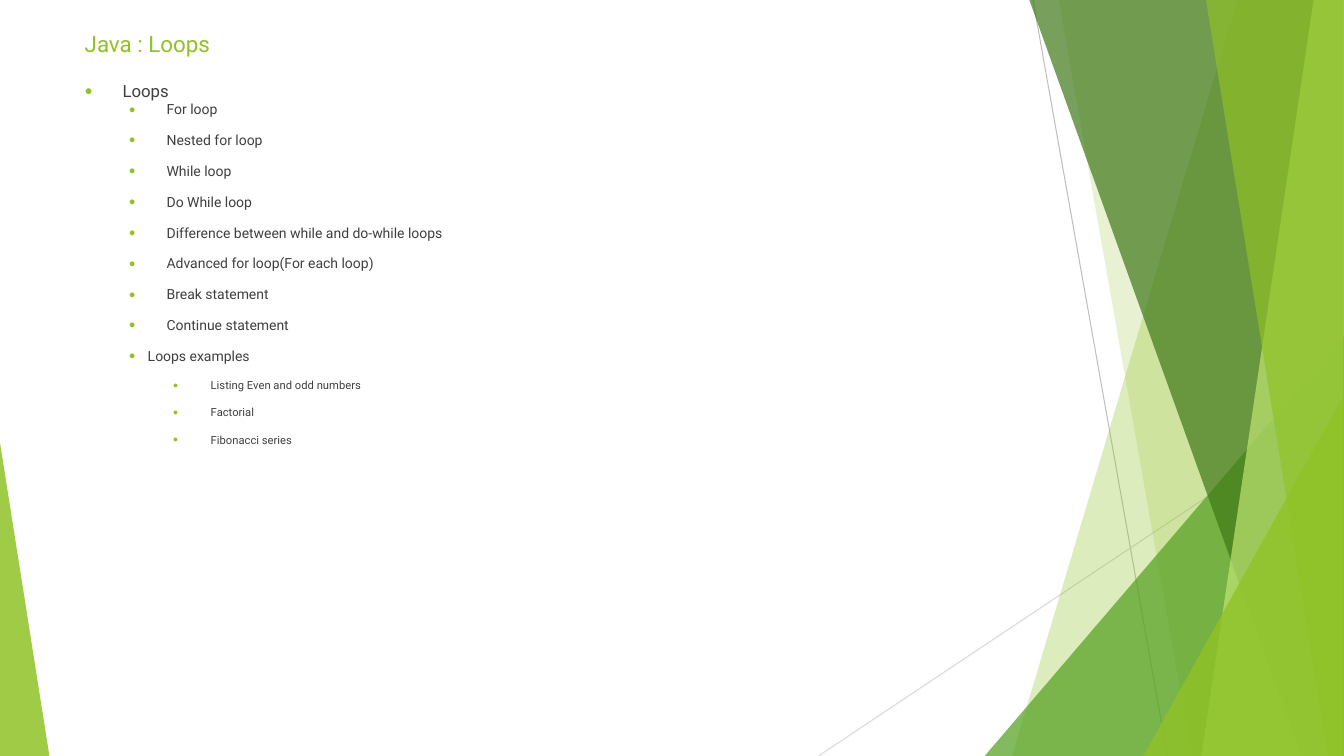
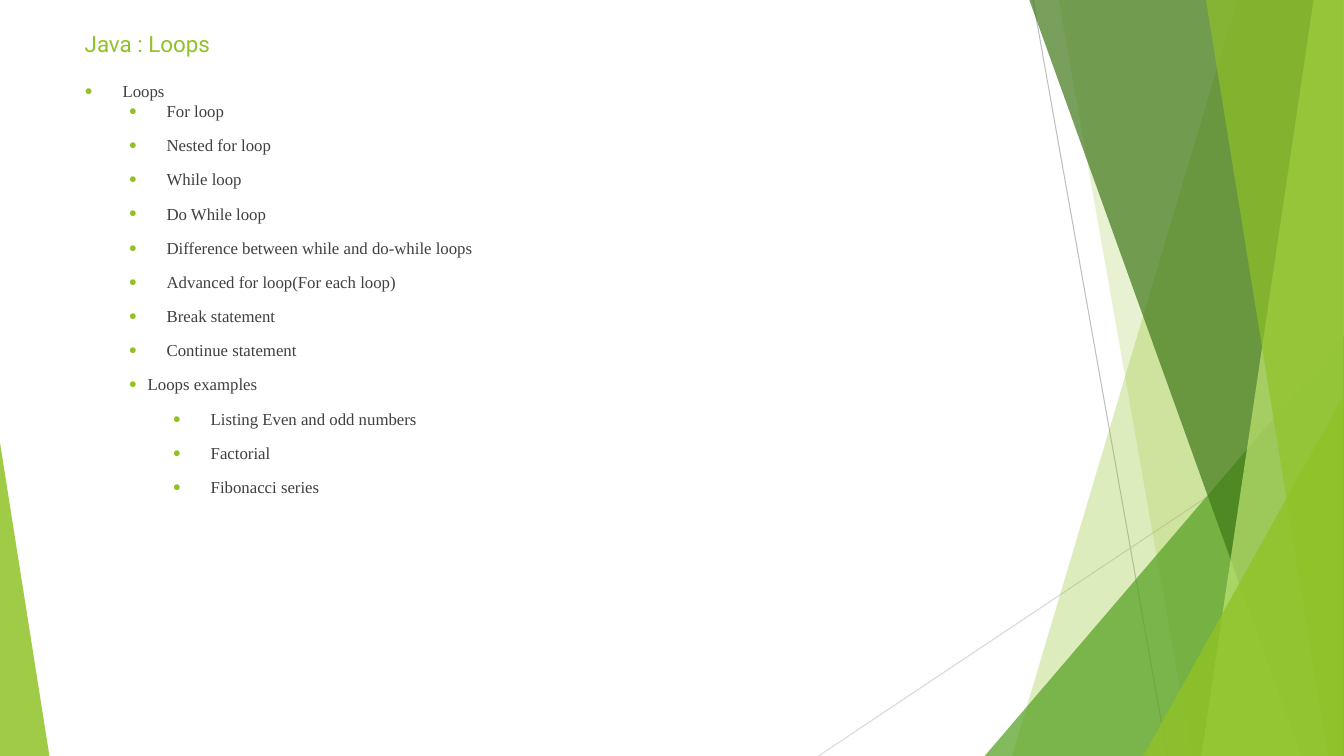
Before and after one commit to sidissir/mk-java-training, a slide deck: slide 14 of AutomationPPT.pptx. Drawn at 1344x756 pixels with LibreOffice and Linux fonts; fonts in the diff are those of the drawing. Boxes give left, top, right and bottom in pixels: in the first picture for what was removed or moved away, otherwise in the second. Text is boxed around its words. In the diff, an @@ line names an element or a change of style, - is before the commit and + after.

Commit message:
Java day 5

```diff
--- a/AutomationPPT.pptx
+++ b/AutomationPPT.pptx
@@ text "Loops" at (123, 86, 472, 493): font Roboto to Times New Roman; size 10 to 12 pt in "For loop", "Nested for loop", "While loop", "Do While loop" and 5 more places; size 8 to 12 pt in "Listing Even and odd numbers", "Factorial", "Fibonacci series" @@
```
Also in this commit, not shown: 22 other slides changed, 2 slides added, 1 slide removed, 9 other files.
